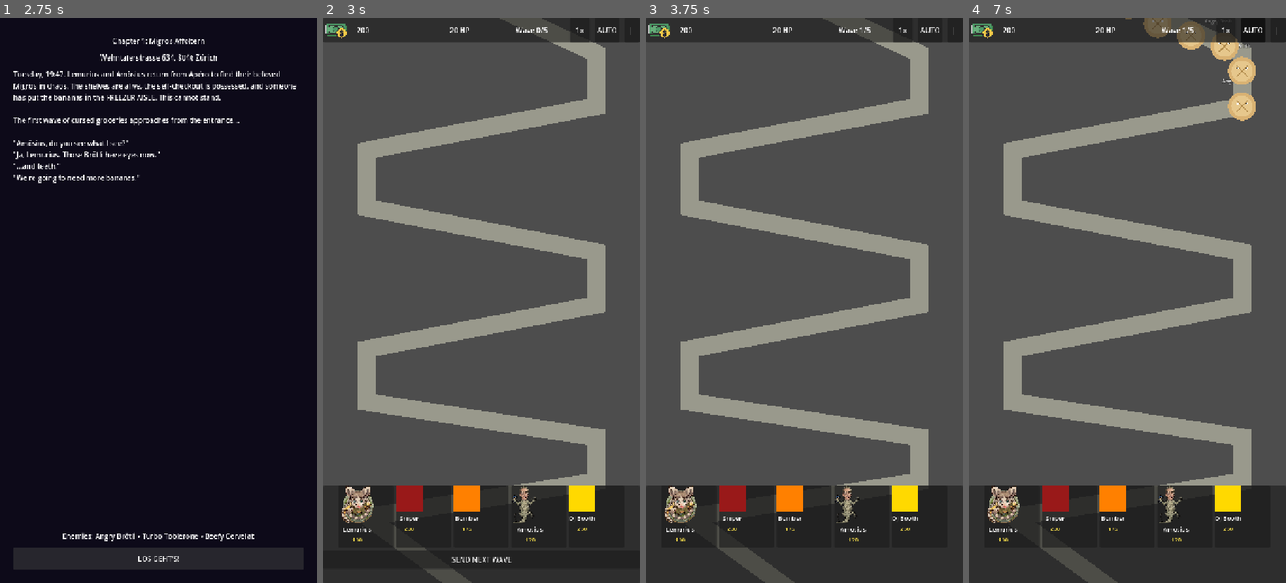
Above: before the commit, frames 1-4 (left to right).
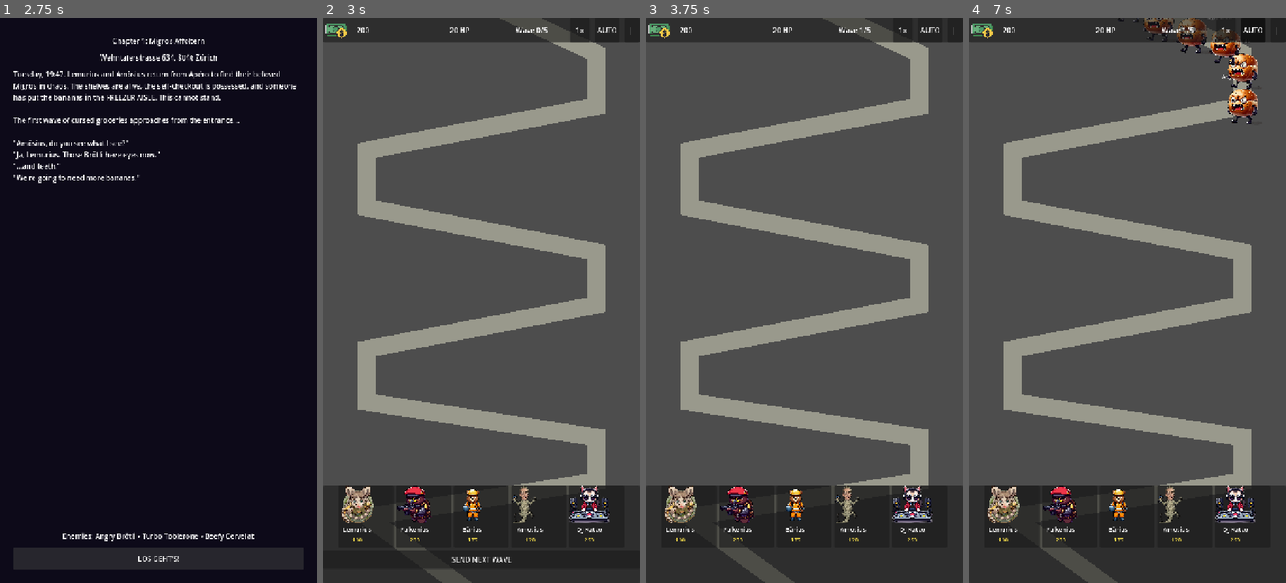
Above: after the commit, the same moments.

Repository: jgschobel/Tower-Defense-Game
Game: Godot game, scene res://scenes/ui/main_menu.tscn
The game is run twice, just before and just after one commit, with the same random seed, the same clock (stepped at 60 frames per second) and the same inputs. The engine's default icon, where the game draws it, is replaced by a stand-in: a white triangle on a blue panel in a dark square.
Inputs:
- Up to frame 1 (2.75 s): click "START RAUBZUG" at 0.5 s; click "1. Migros Affoltern - Aisle o…" at 1.25 s; click "Skip..." at 2 s
- Up to frame 2 (3 s): click "LOS GEHT'S!" at 2.75 s
- Up to frame 3 (3.75 s): click "SEND NEXT WAVE" at 3.5 s
- Up to frame 4 (7 s): click "1x" at 4.25 s; click "2x" at 5 s; click "3x" at 5.75 s; click "AUTO" at 6.5 s

Frame 1 is identical in both runs. In frame 2, 1.8% of the frame differs, in the area x 23-91%, y 82-93%; in frame 3, 1.8%; in frame 4, 3.8%, in the area x 23-92%, y 0-93%.

Commit message:
AI-generated art for all towers and enemies
Generated via Stability AI (SD3-Turbo), backgrounds removed with rembg.

Towers (new characters):
- Falkenius (Sniper) — hawk marksman with red beret and rifle
- Bärius (Bomber) — bear in orange vest with bomb
- DJ Katzo (Support) — DJ cat with headphones and turntable

Enemies (all 6 with custom sprites):
- Angry Brötli — furious bread roll with fangs
- Turbo Toblerone — sprinting triangular chocolate bar
- Beefy Cervelat — armored Swiss sausage warrior
- Dr. Rivella — red bottle in doctor coat
- Fliegende Fondue — winged cheese pot
- Der M-Teufel — devil boss with orange M logo

All wired into .tres resources with auto-scaling.
API keys saved to C:/Users/josef/.api_keys/ (outside repo).

Co-Authored-By: Claude Opus 4.6 (1M context) <noreply@anthropic.com>

Diff:
--- a/resources/enemy_data/basic.tres
+++ b/resources/enemy_data/basic.tres
@@ -1,6 +1,7 @@
-[gd_resource type="Resource" script_class="EnemyData" load_steps=2 format=3]
+[gd_resource type="Resource" script_class="EnemyData" load_steps=3 format=3]
 
 [ext_resource type="Script" path="res://scripts/enemies/enemy_data.gd" id="1"]
+[ext_resource type="Texture2D" path="res://assets/textures/enemies/brotli_clean.png" id="2"]
 
 [resource]
 script = ExtResource("1")
@@ -13,5 +14,6 @@
 gold_reward = 10
 base_color = Color(0.85, 0.7, 0.45, 1)
 scale_factor = 2.0
+custom_texture = ExtResource("2")
 is_flying = false
 heals_nearby = false
--- a/resources/enemy_data/boss.tres
+++ b/resources/enemy_data/boss.tres
@@ -1,6 +1,7 @@
-[gd_resource type="Resource" script_class="EnemyData" load_steps=2 format=3]
+[gd_resource type="Resource" script_class="EnemyData" load_steps=3 format=3]
 
 [ext_resource type="Script" path="res://scripts/enemies/enemy_data.gd" id="1"]
+[ext_resource type="Texture2D" path="res://assets/textures/enemies/mteufel_clean.png" id="2"]
 
 [resource]
 script = ExtResource("1")
@@ -13,6 +14,7 @@
 gold_reward = 200
 base_color = Color(0.9, 0.3, 0.0, 1)
 scale_factor = 3.0
+custom_texture = ExtResource("2")
 is_flying = false
 heals_nearby = false
 spawns_on_death = "basic"
--- a/resources/enemy_data/fast.tres
+++ b/resources/enemy_data/fast.tres
@@ -1,6 +1,7 @@
-[gd_resource type="Resource" script_class="EnemyData" load_steps=2 format=3]
+[gd_resource type="Resource" script_class="EnemyData" load_steps=3 format=3]
 
 [ext_resource type="Script" path="res://scripts/enemies/enemy_data.gd" id="1"]
+[ext_resource type="Texture2D" path="res://assets/textures/enemies/toblerone_clean.png" id="2"]
 
 [resource]
 script = ExtResource("1")
@@ -13,5 +14,6 @@
 gold_reward = 15
 base_color = Color(0.55, 0.3, 0.15, 1)
 scale_factor = 1.8
+custom_texture = ExtResource("2")
 is_flying = false
 heals_nearby = false
--- a/resources/enemy_data/flying.tres
+++ b/resources/enemy_data/flying.tres
@@ -1,6 +1,7 @@
-[gd_resource type="Resource" script_class="EnemyData" load_steps=2 format=3]
+[gd_resource type="Resource" script_class="EnemyData" load_steps=3 format=3]
 
 [ext_resource type="Script" path="res://scripts/enemies/enemy_data.gd" id="1"]
+[ext_resource type="Texture2D" path="res://assets/textures/enemies/fondue_clean.png" id="2"]
 
 [resource]
 script = ExtResource("1")
@@ -13,5 +14,6 @@
 gold_reward = 20
 base_color = Color(1.0, 0.85, 0.3, 1)
 scale_factor = 2.0
+custom_texture = ExtResource("2")
 is_flying = true
 heals_nearby = false
--- a/resources/enemy_data/healer.tres
+++ b/resources/enemy_data/healer.tres
@@ -1,6 +1,7 @@
-[gd_resource type="Resource" script_class="EnemyData" load_steps=2 format=3]
+[gd_resource type="Resource" script_class="EnemyData" load_steps=3 format=3]
 
 [ext_resource type="Script" path="res://scripts/enemies/enemy_data.gd" id="1"]
+[ext_resource type="Texture2D" path="res://assets/textures/enemies/rivella_clean.png" id="2"]
 
 [resource]
 script = ExtResource("1")
@@ -13,6 +14,7 @@
 gold_reward = 25
 base_color = Color(0.9, 0.2, 0.2, 1)
 scale_factor = 2.0
+custom_texture = ExtResource("2")
 is_flying = false
 heals_nearby = true
 heal_amount = 8.0
--- a/resources/enemy_data/tank.tres
+++ b/resources/enemy_data/tank.tres
@@ -1,6 +1,7 @@
-[gd_resource type="Resource" script_class="EnemyData" load_steps=2 format=3]
+[gd_resource type="Resource" script_class="EnemyData" load_steps=3 format=3]
 
 [ext_resource type="Script" path="res://scripts/enemies/enemy_data.gd" id="1"]
+[ext_resource type="Texture2D" path="res://assets/textures/enemies/cervelat_clean.png" id="2"]
 
 [resource]
 script = ExtResource("1")
@@ -13,5 +14,6 @@
 gold_reward = 30
 base_color = Color(0.75, 0.5, 0.4, 1)
 scale_factor = 2.5
+custom_texture = ExtResource("2")
 is_flying = false
 heals_nearby = false
--- a/resources/tower_data/sniper.tres
+++ b/resources/tower_data/sniper.tres
@@ -1,12 +1,13 @@
-[gd_resource type="Resource" script_class="TowerData" load_steps=2 format=3]
+[gd_resource type="Resource" script_class="TowerData" load_steps=3 format=3]
 
 [ext_resource type="Script" path="res://scripts/towers/tower_data.gd" id="1"]
+[ext_resource type="Texture2D" path="res://assets/textures/towers/sniper.png" id="2"]
 
 [resource]
 script = ExtResource("1")
 id = "sniper"
-display_name = "Sniper"
-description = "Long range, high damage, but slow fire rate. Picks off big threats."
+display_name = "Falkenius"
+description = "A hawk-eyed marksman. Long range, devastating shots. Targets the strongest enemy."
 friend_character_id = "friend_2"
 buy_cost = 200
 sell_return_pct = 0.6
@@ -26,6 +27,7 @@
 buff_speed_pct = 0.0
 base_color = Color(0.6, 0.1, 0.1, 1)
 projectile_color = Color(1, 0.2, 0.2, 1)
+custom_texture = ExtResource("2")
 upgrade_costs = Array[int]([250, 500, 1000])
 upgrade_damage_bonus = Array[float]([30.0, 60.0, 120.0])
 upgrade_range_bonus = Array[float]([30.0, 50.0, 80.0])
--- a/resources/tower_data/splash.tres
+++ b/resources/tower_data/splash.tres
@@ -1,12 +1,13 @@
-[gd_resource type="Resource" script_class="TowerData" load_steps=2 format=3]
+[gd_resource type="Resource" script_class="TowerData" load_steps=3 format=3]
 
 [ext_resource type="Script" path="res://scripts/towers/tower_data.gd" id="1"]
+[ext_resource type="Texture2D" path="res://assets/textures/towers/bomber.png" id="2"]
 
 [resource]
 script = ExtResource("1")
 id = "splash"
-display_name = "Bomber"
-description = "Lobs explosives that damage groups of enemies. Great for crowds."
+display_name = "Bärius"
+description = "A burly bear who lobs explosives at groups. Great crowd control. Can't hit flyers."
 friend_character_id = "friend_3"
 buy_cost = 175
 sell_return_pct = 0.6
@@ -16,7 +17,7 @@
 damage_type = 1
 target_mode = 0
 is_splash = true
-splash_radius = 60.0
+splash_radius = 80.0
 splash_damage_pct = 0.6
 slow_amount = 0.0
 slow_duration = 0.0
@@ -26,6 +27,7 @@
 buff_speed_pct = 0.0
 base_color = Color(1, 0.5, 0, 1)
 projectile_color = Color(1, 0.6, 0, 1)
+custom_texture = ExtResource("2")
 upgrade_costs = Array[int]([200, 400, 800])
 upgrade_damage_bonus = Array[float]([15.0, 30.0, 50.0])
 upgrade_range_bonus = Array[float]([10.0, 20.0, 35.0])
--- a/resources/tower_data/support.tres
+++ b/resources/tower_data/support.tres
@@ -1,12 +1,13 @@
-[gd_resource type="Resource" script_class="TowerData" load_steps=2 format=3]
+[gd_resource type="Resource" script_class="TowerData" load_steps=3 format=3]
 
 [ext_resource type="Script" path="res://scripts/towers/tower_data.gd" id="1"]
+[ext_resource type="Texture2D" path="res://assets/textures/towers/djbooth.png" id="2"]
 
 [resource]
 script = ExtResource("1")
 id = "support"
-display_name = "DJ Booth"
-description = "Doesn't attack but boosts nearby towers' damage and speed. Stack 'em!"
+display_name = "DJ Katzo"
+description = "A cool cat who drops sick beats. Boosts nearby towers' damage and speed. Doesn't attack."
 friend_character_id = "friend_5"
 buy_cost = 250
 sell_return_pct = 0.6
@@ -26,6 +27,7 @@
 buff_speed_pct = 0.15
 base_color = Color(1, 0.85, 0, 1)
 projectile_color = Color(1, 1, 1, 1)
+custom_texture = ExtResource("2")
 upgrade_costs = Array[int]([300, 600, 1200])
 upgrade_damage_bonus = Array[float]([0.0, 0.0, 0.0])
 upgrade_range_bonus = Array[float]([20.0, 40.0, 60.0])
--- a/scripts/enemies/base_enemy.gd
+++ b/scripts/enemies/base_enemy.gd
@@ -153,6 +153,22 @@
 	# Use custom texture if set
 	if data and data.custom_texture:
 		sprite.texture = data.custom_texture
+		sprite.visible = true
+		# Auto-scale based on enemy size
+		var max_dim := maxf(data.custom_texture.get_width(), data.custom_texture.get_height())
+		var target_size := 50.0 * data.scale_factor
+		var s := target_size / max_dim
+		sprite.scale = Vector2(s, s)
+		# Add name label above sprite
+		var label := Label.new()
+		label.text = data.display_name
+		label.add_theme_font_size_override("font_size", 11)
+		label.add_theme_color_override("font_color", Color.WHITE)
+		label.add_theme_color_override("font_outline_color", Color.BLACK)
+		label.add_theme_constant_override("outline_size", 3)
+		label.horizontal_alignment = HORIZONTAL_ALIGNMENT_CENTER
+		label.position = Vector2(-45, -target_size * 0.6 - 15)
+		add_child(label)
 		return
 
 	# Hide the default icon sprite — we draw food shapes instead
Binary file added: assets/textures/enemies/brotli.png
Binary file added: assets/textures/enemies/brotli_clean.png
Binary file added: assets/textures/enemies/cervelat.png
Binary file added: assets/textures/enemies/cervelat_clean.png
Binary file added: assets/textures/enemies/fondue.png
Binary file added: assets/textures/enemies/fondue_clean.png
Binary file added: assets/textures/enemies/mteufel.png
Binary file added: assets/textures/enemies/mteufel_clean.png
Binary file added: assets/textures/enemies/rivella.png
Binary file added: assets/textures/enemies/rivella_clean.png
Binary file added: assets/textures/enemies/toblerone.png
Binary file added: assets/textures/enemies/toblerone_clean.png
(and 6 more such lines)
